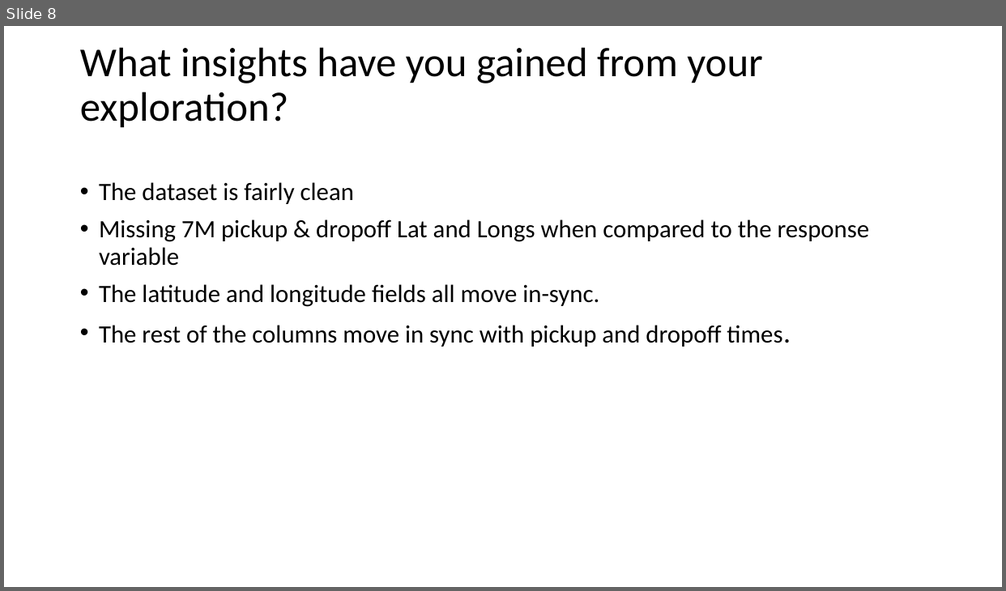
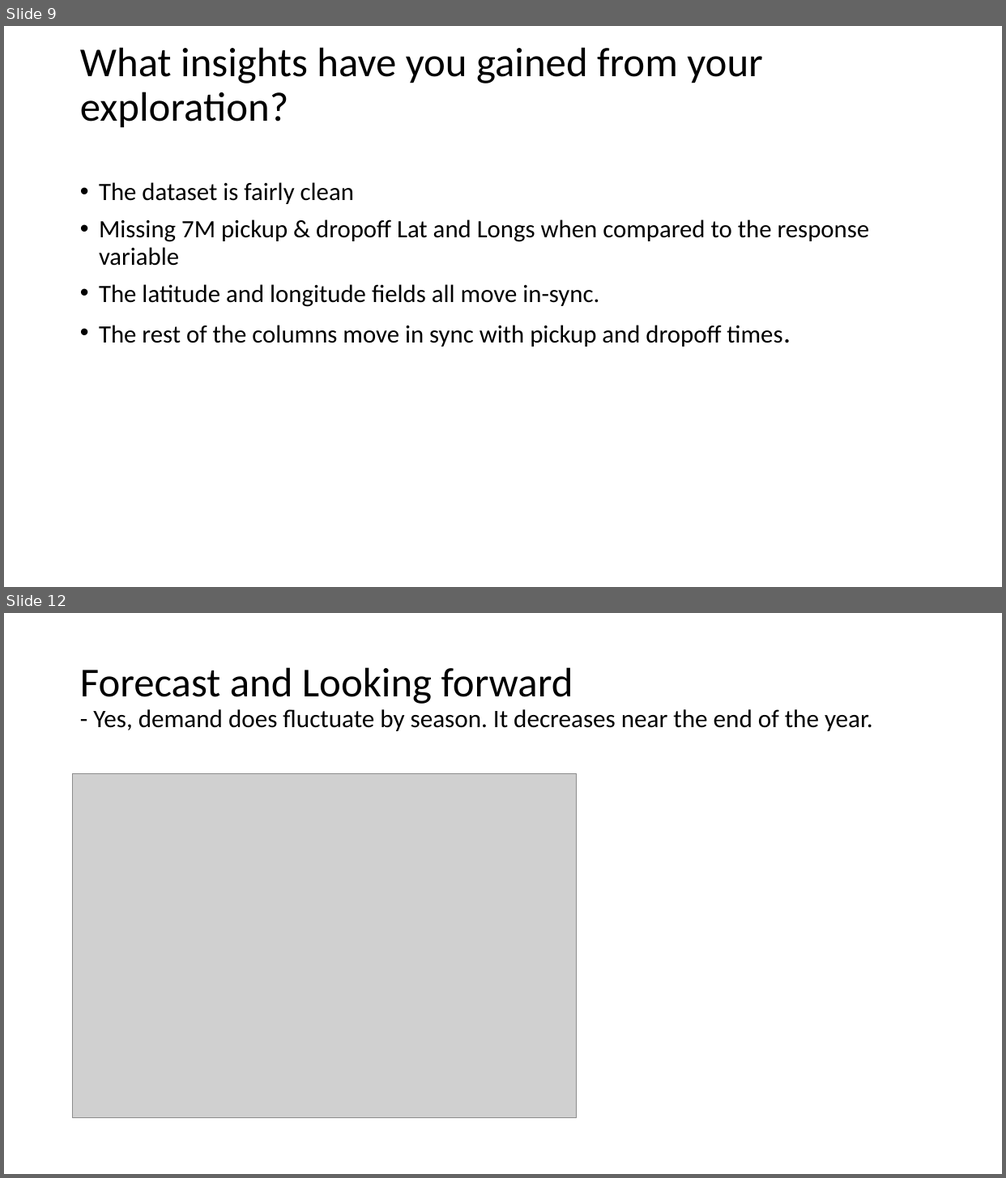
Before and after one commit to stubeef/GA-Data-Science, a slide deck: Final_Project/Presentation/final_project_presentation.pptx. Shown one above the other, each under a label of ours: slide 8 before the commit, slides 9 and 12 after it; the slides between them are not shown. The pictures are 1006x591 and 1006x1178 pixels, drawn with LibreOffice and Linux fonts; fonts in the diff are those of the drawing; grey boxes stand for pictures. Boxes give left, top, right and bottom in pixels: in the first picture for what was removed or moved away, otherwise in the second. Text is boxed around its words. In the diff, an @@ line names an element or a change of style, - is before the commit and + after.

```diff
--- a/Final_Project/Presentation/final_project_presentation.pptx
+++ b/Final_Project/Presentation/final_project_presentation.pptx
@@ slide 12 added at bbox=[4, 613, 1002, 1174], background #FFFFFF @@
@@ title added at bbox=[80, 667, 873, 731], 24.3 pt, text #000000 @@
+Forecast and Looking forward
+- Yes, demand does fluctuate by season. It decreases near the end of the year.
@@ picture added at bbox=[73, 774, 577, 1118] @@
@@ what was slide 8 is now slide 9 @@
```
Also in this commit, not shown: 4 slides changed, 3 other slides added, 1 slide removed, 3 other files.
